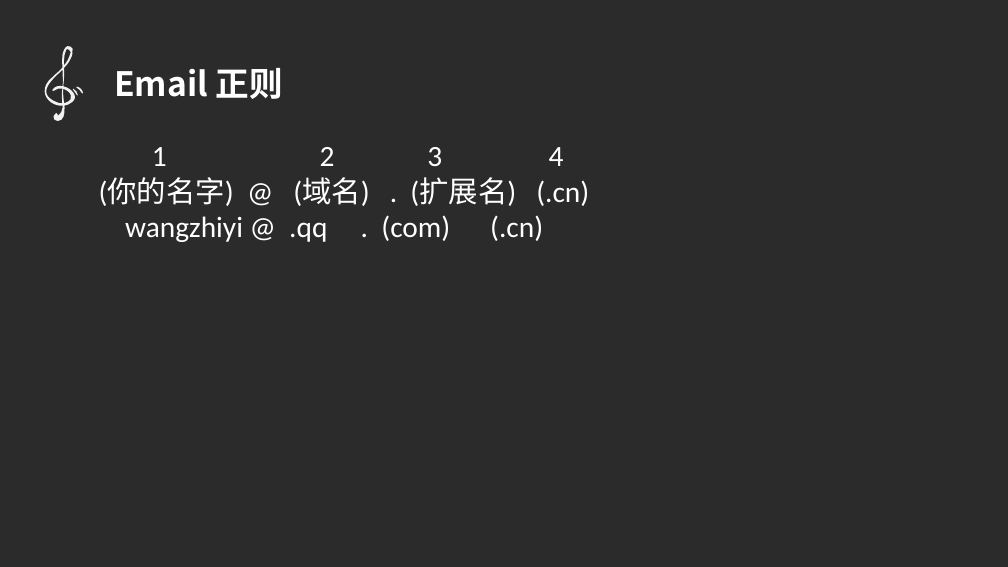
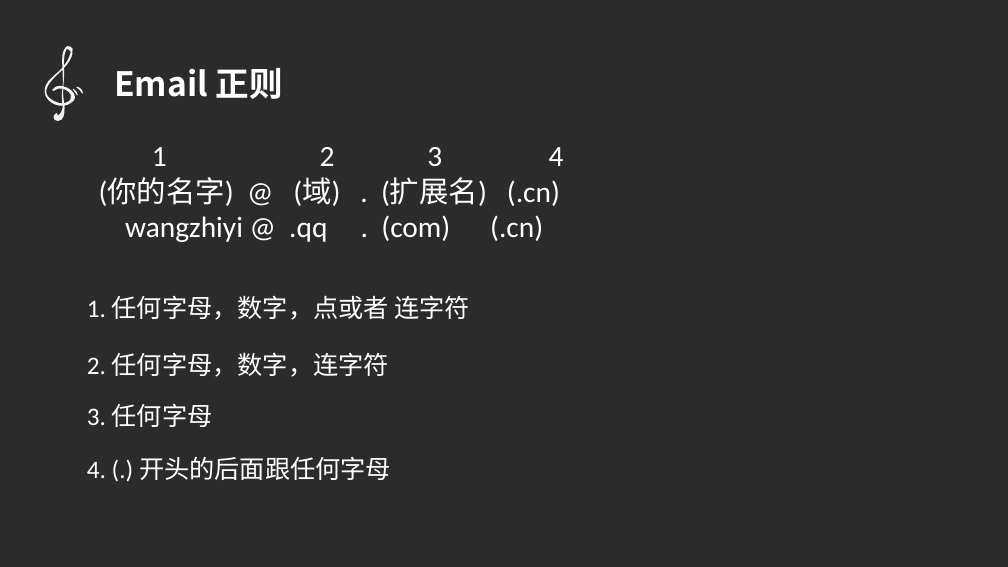
Before and after one commit to qq449245884/chromeTouir, a slide deck: slide 4 of 正则表达式/ppt.pptx. Drawn at 1008x567 pixels with LibreOffice and Linux fonts; fonts in the diff are those of the drawing; background and template pictures are left out; a plain dark background stands for a picture behind light text. Boxes give left, top, right and bottom in pixels: in the first picture for what was removed or moved away, otherwise in the second. Text is boxed around its words. In the diff, an @@ line names an element or a change of style, - is before the commit and + after.

```diff
--- a/正则表达式/ppt.pptx
+++ b/正则表达式/ppt.pptx
@@ text at (99, 177, 560, 206): text changed @@
-(你的名字) @ (域名) . (扩展名) (.cn)
+(你的名字) @ (域) . (扩展名) (.cn)
@@ text added at (87, 295, 471, 320), 24 pt, text #FFFFFF @@
+1. 任何字母，数字，点或者 连字符
@@ text added at (87, 352, 389, 377), 24 pt, text #FFFFFF @@
+2. 任何字母，数字，连字符
@@ text added at (87, 404, 213, 427), 24 pt, text #FFFFFF @@
+3. 任何字母
@@ text added at (87, 457, 391, 480), 24 pt, text #FFFFFF @@
+4. (.) 开头的后面跟任何字母
```
Also in this commit, not shown: 2 other files.
